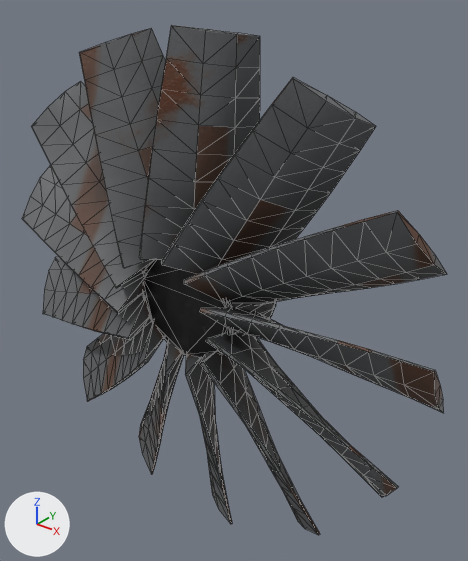
One commit to the glTF model assets/traps/turbine_rotor.gltf: the scene before it, then after it.
One viewpoint serves both versions: a 50 mm lens placed at (2.21, -2.73, 1.7), pointed at (0.07, -0.05, 0.04). Arrows for +X, +Y and +Z are at lower left; the lights stay in place. The picture after the commit comes second. Mesh edges are drawn as thin lines.

The first picture shows 'turbine_rotor'.
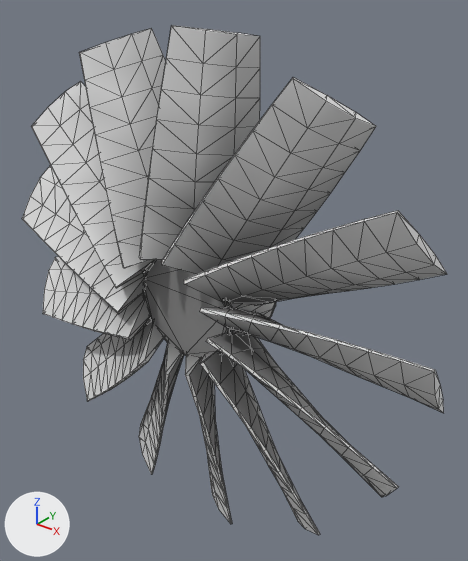
Pixel boxes (x1, y1, x2, y2) of what changed, in the pictures (468 x 561 px):
'turbine_rotor', surface changed (lighter): (22, 25, 447, 535) in both

Edits to the bpy script that builds the scene:
```text
Change mat_dark:
    remove # nodes: BsdfPrincipled, Mix, NormalMap, OutputMaterial, TexImage x2, VertexColor
    remove # uses the picture img_dark_c
    remove # uses the picture img_dark_n
    nodes: BsdfPrincipled, OutputMaterial, VertexColor
Change mat_bare:
    remove # nodes: BsdfPrincipled, Mix, NormalMap, OutputMaterial, TexImage x2, VertexColor
    remove # uses the picture img_bare_c
    remove # uses the picture img_bare_n
    nodes: BsdfPrincipled, OutputMaterial, VertexColor
```
